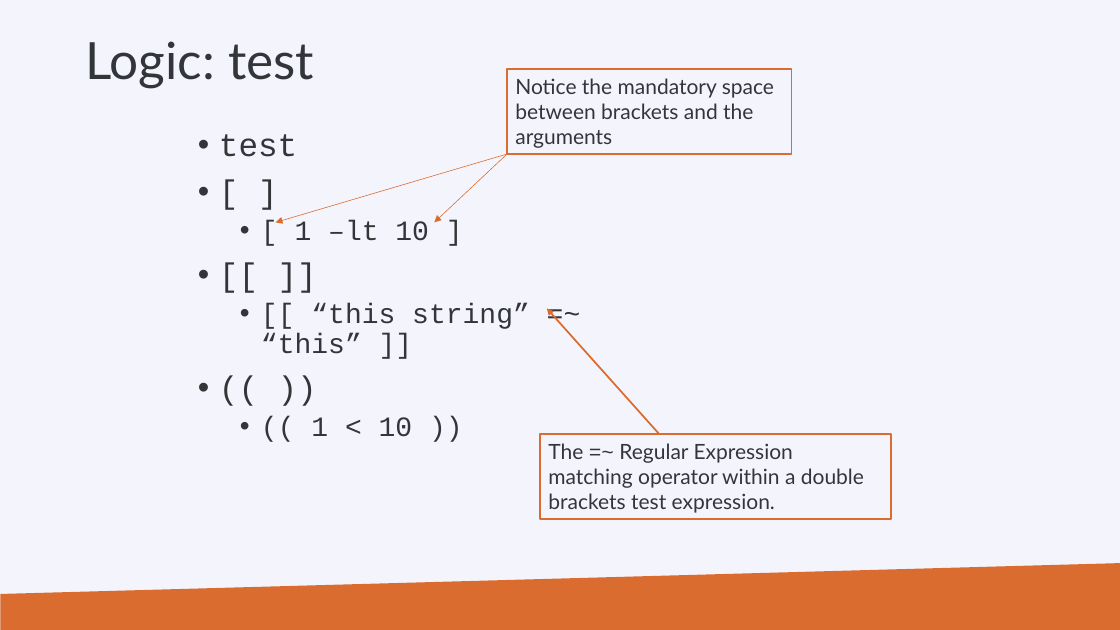
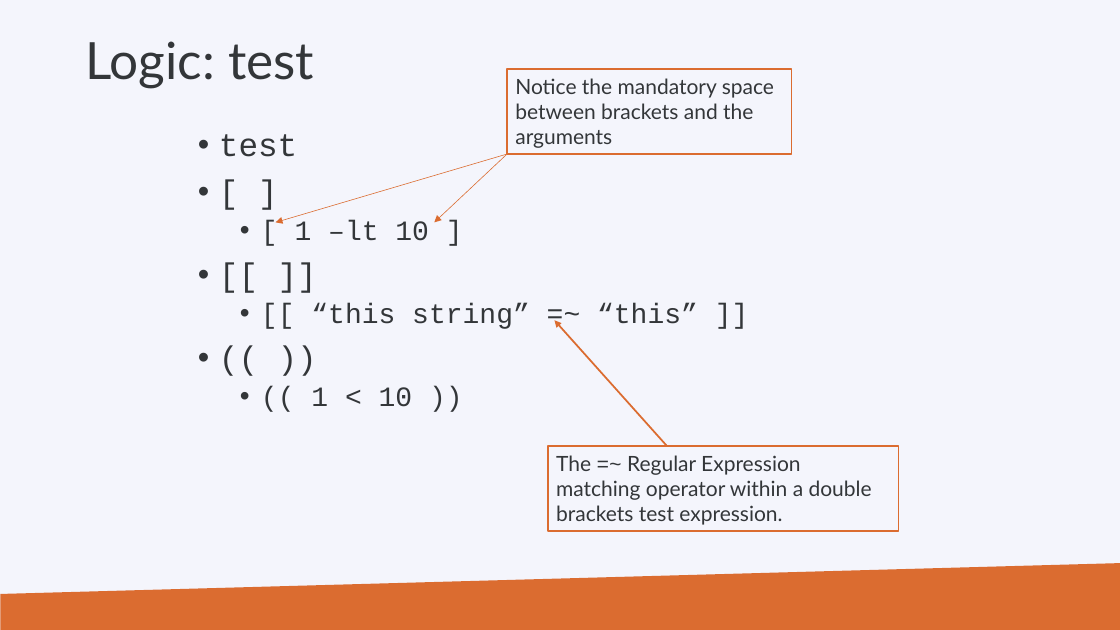
Before and after one commit to hpcleuven/Linux-scripting, a slide deck: slide 83 of Linux-scripting.pptx. Drawn at 1120x630 pixels with LibreOffice and Linux fonts; fonts in the diff are those of the drawing; background and template pictures are left out. Boxes give left, top, right and bottom in pixels: in the first picture for what was removed or moved away, otherwise in the second. Text is boxed around its words. In the diff, an @@ line names an element or a change of style, - is before the commit and + after.

```diff
--- a/Linux-scripting.pptx
+++ b/Linux-scripting.pptx
@@ text "test" rewrapped from <box>219,134,530,437</box> to <box>219,134,698,407</box> @@
@@ arrow moved from (660, 434) - (547, 308) to (667, 446) - (555, 320) @@
@@ rectangle "The =~ Regular Expression matching ...": place and size @@
-rectangle "The =~ Regular Expression matching ..." at <box>540,434,891,519</box>
+rectangle "The =~ Regular Expression matching ..." at <box>548,446,898,531</box>
```
Also in this commit, not shown: 9 other slides changed, 1 other file.
